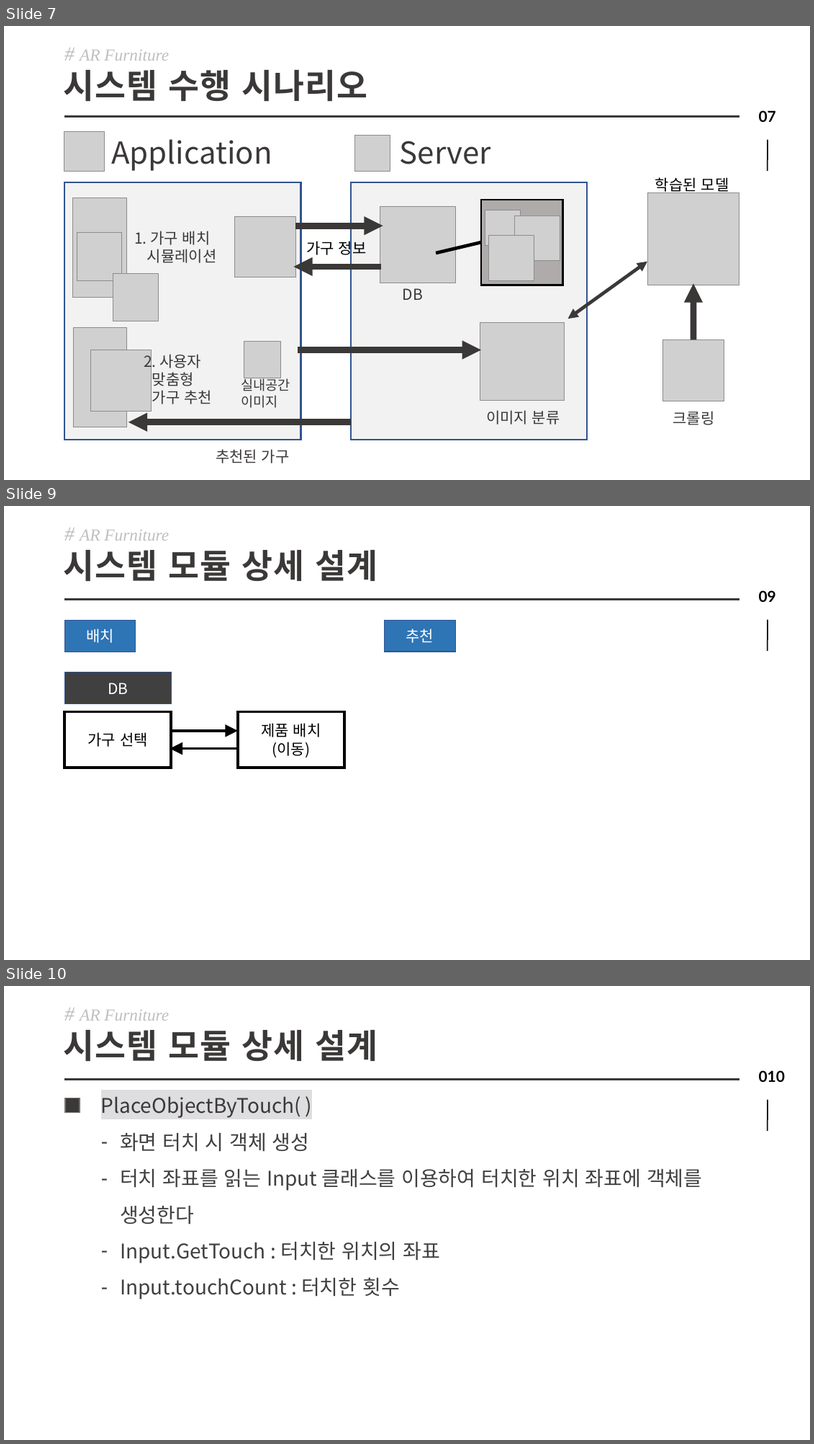
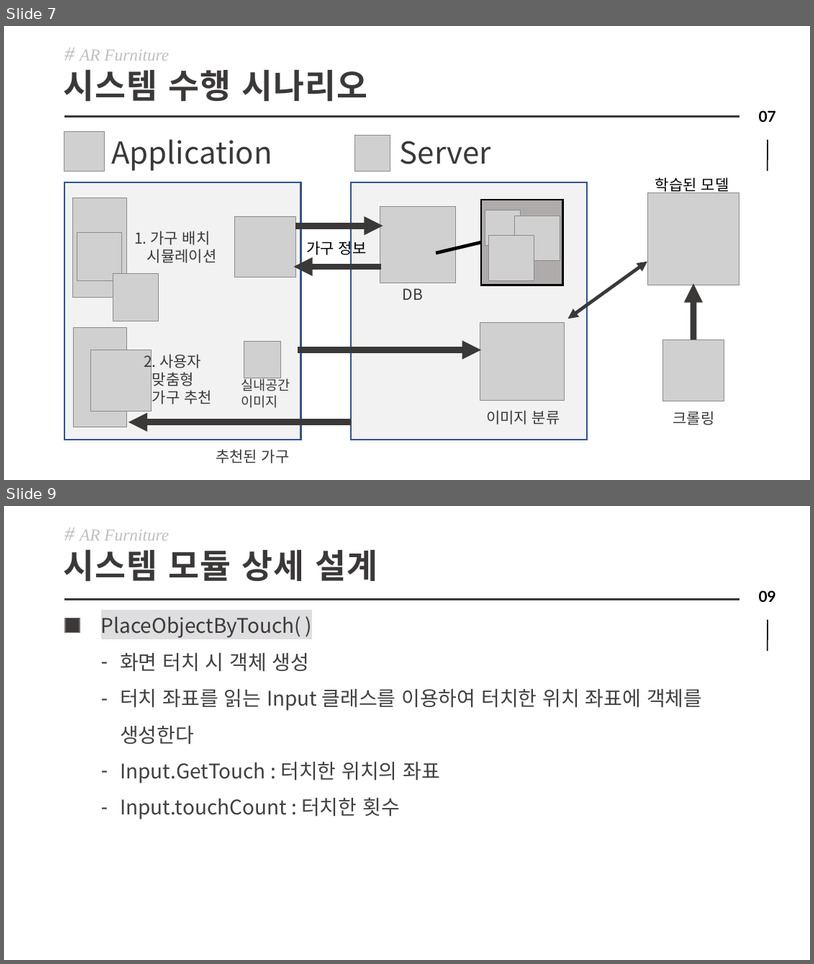
Before and after one commit to wlsdnjs0707/KPU_FurnitureArrangement, a slide deck: 제안서,계획서/2차/종합설계_2차설계서.pptx. Shown one above the other, each under a label of ours: slides 7, 9 and 10 before the commit, slides 7 and 9 after it; the slides between them are not shown. The pictures are 814x1444 and 814x964 pixels, drawn with LibreOffice and Linux fonts; fonts in the diff are those of the drawing; grey boxes stand for pictures. Boxes give left, top, right and bottom in pixels: in the first picture for what was removed or moved away, otherwise in the second. Text is boxed around its words. In the diff, an @@ line names an element or a change of style, - is before the commit and + after.

```diff
--- a/제안서,계획서/2차/종합설계_2차설계서.pptx
+++ b/제안서,계획서/2차/종합설계_2차설계서.pptx
@@ slide 9 removed at (4,506,810,960), background #FFFFFF; not listed: 2 template elements that a slide beside it also shows @@
@@ text removed at (80,530,169,541) @@
-# AR Furniture
@@ text removed at (63,550,378,581) @@
-시스템 모듈 상세 설계
@@ line removed from (64, 600) to (740, 600) @@
@@ rectangle removed at (64,620,136,651) @@
-배치
@@ rectangle removed at (384,620,456,651) @@
-추천
@@ rectangle removed at (64,672,171,704) @@
-DB
@@ rectangle removed at (64,712,171,767) @@
-가구 선택
@@ rectangle removed at (238,712,345,767) @@
-제품 배치
-(이동)
@@ arrow removed from (170, 731) to (238, 731) @@
@@ arrow removed from (238, 749) to (170, 749) @@
@@ what was slide 10 is now slide 9 @@
@@ page number at (759,590,777,602): text changed @@
-010
+09
```
Also in this commit, not shown: 6 slides changed, 1 slide added, 3 other files.
